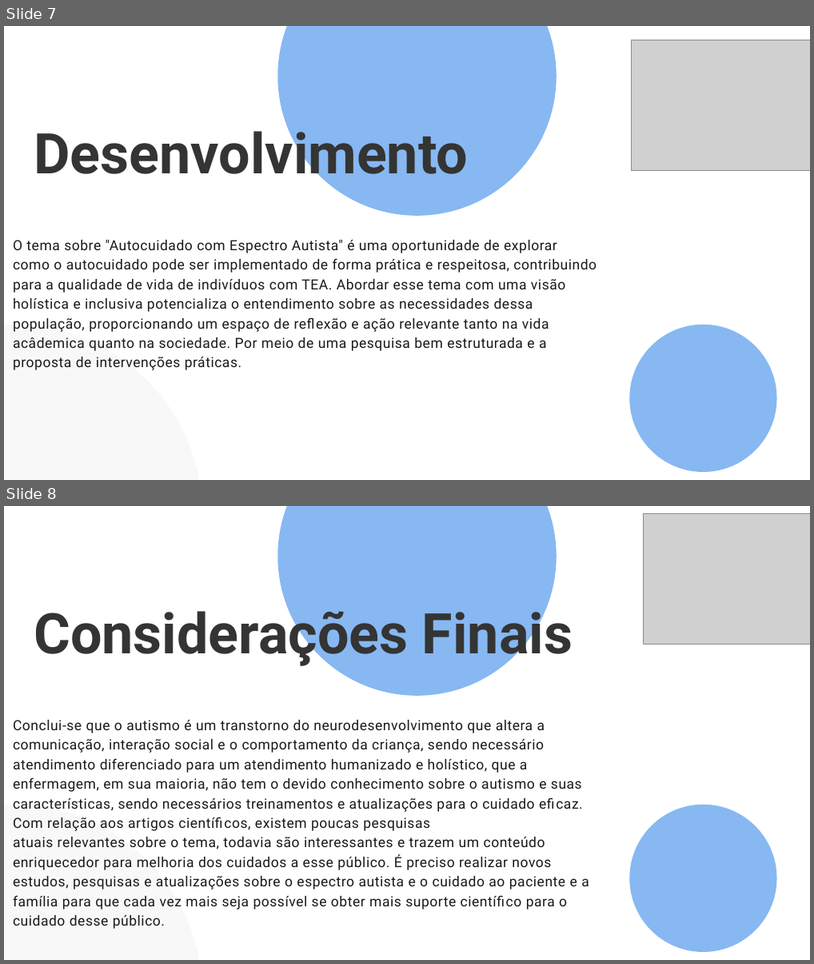
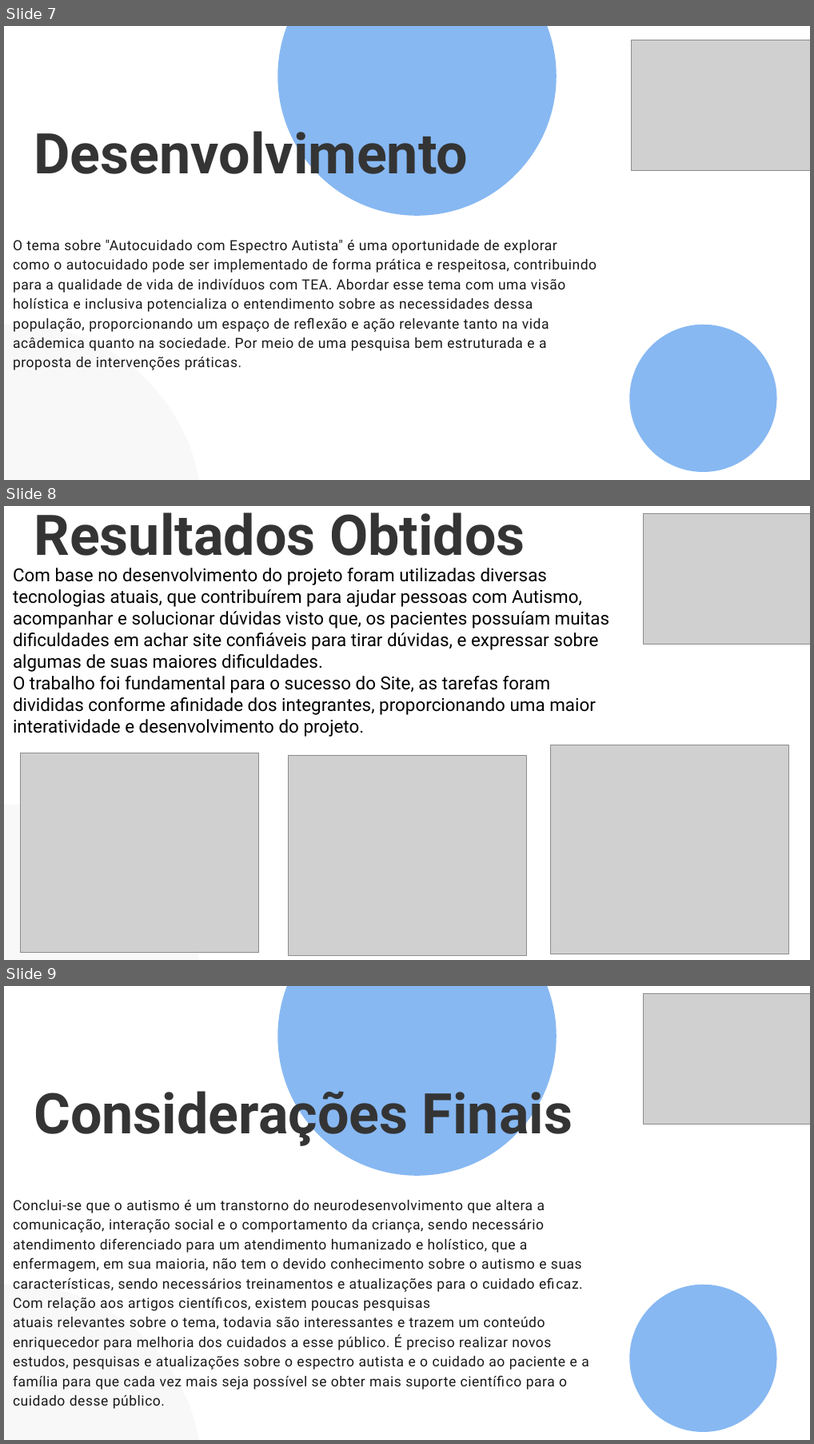
Before and after one commit to ALVESONIXX/Website-Autismo, a slide deck: DOCUMENTACAO/TCC-Final.pptx. Shown one above the other, each under a label of ours: slides 7 and 8 before the commit, slides 7, 8 and 9 after it. The pictures are 814x964 and 814x1444 pixels, drawn with LibreOffice and Linux fonts; fonts in the diff are those of the drawing; grey boxes stand for pictures. Boxes give left, top, right and bottom in pixels: in the first picture for what was removed or moved away, otherwise in the second. Text is boxed around its words. In the diff, an @@ line names an element or a change of style, - is before the commit and + after.

```diff
--- a/DOCUMENTACAO/TCC-Final.pptx
+++ b/DOCUMENTACAO/TCC-Final.pptx
@@ slide 8 added at [4, 506, 810, 960], background #FFFFFF @@
@@ text added at [34, 512, 526, 556], 100 pt, text #343434, bold @@
+Resultados Obtidos
@@ picture added at [643, 513, 810, 644] @@
@@ text added at [13, 568, 610, 736], 32 pt, text #000000 @@
+Com base no desenvolvimento do projeto foram utilizadas diversas tecnologias atuais, que contribuírem para ajudar pessoas com Autismo, acompanhar e solucionar dúvidas visto que, os pacientes possuíam muitas dificuldades em achar site confiáveis para tirar dúvidas, e expressar sobre algumas de suas maiores dificuldades.
+O trabalho foi fundamental para o sucesso do Site, as tarefas foram divididas conforme afinidade dos integrantes, proporcionando uma maior interatividade e desenvolvimento do projeto.
@@ line added from (78, 691) to (95, 691), #FFFFFF 0.75 pt @@
@@ picture added at [550, 745, 789, 953] @@
@@ picture added at [21, 752, 259, 952] @@
@@ picture added at [288, 755, 526, 955] @@
@@ freeform shape added at [4, 804, 202, 960], fill #F8F8F8 @@
@@ what was slide 8 is now slide 9 @@
```
Also in this commit, not shown: 3 slides changed, 3 other files.
